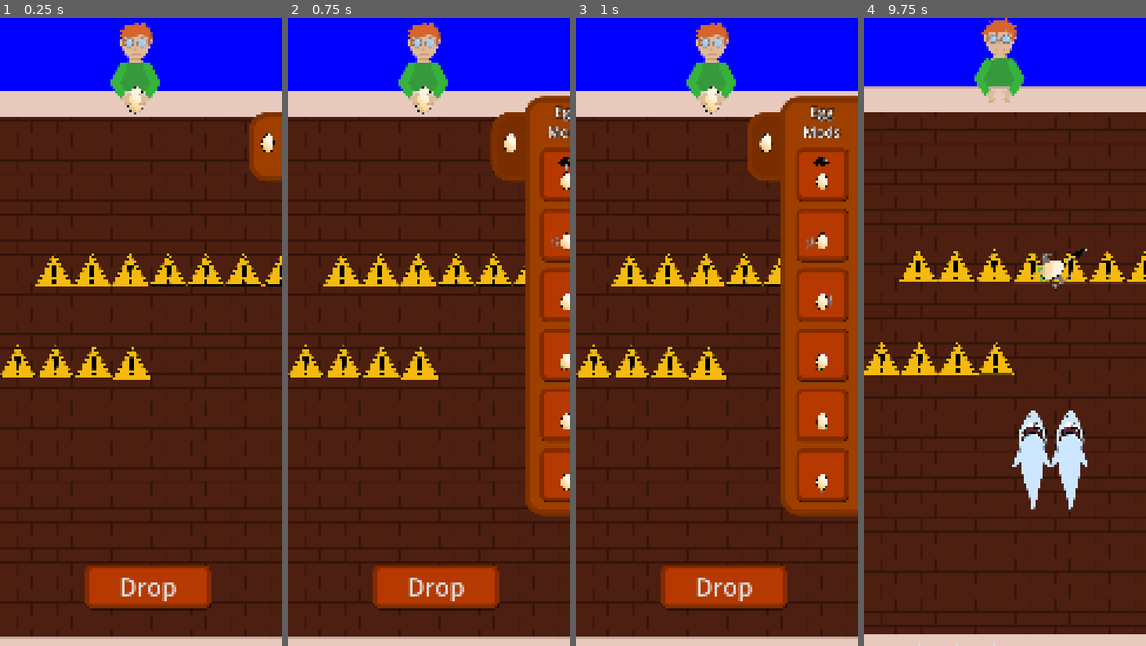
Above: before the commit, frames 1-4 (left to right).
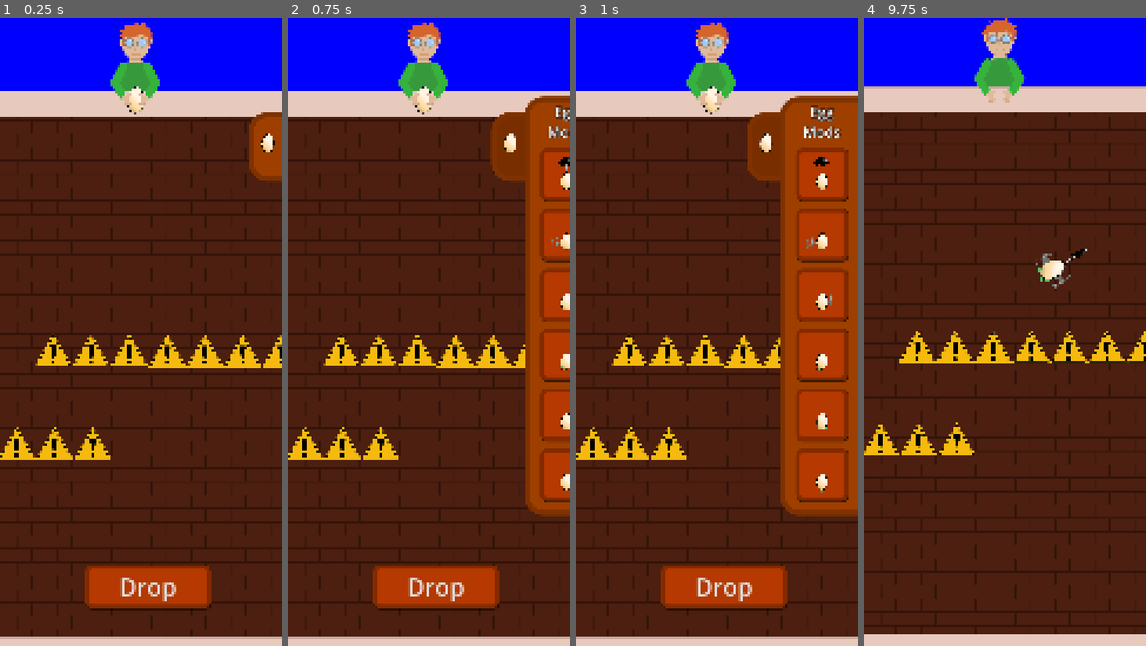
Above: after the commit, the same moments.

Repository: KaratePikachu/egg-drop
Game: Godot game, scene res://level/levels/level_6.tscn
Same seed, same stepped clock (60 frames per second), same inputs: the game is played once before the commit and once after it. This scene is started directly instead of the project's main scene.
Inputs (mouse positions are in pixels of both pictures, inside the frame that each line leads up to):
- Up to frame 1 (0.25 s): no input
- Up to frame 2 (0.75 s): click (567, 143) at 0.5 s
- Up to frame 3 (1 s): no input
- Up to frame 4 (9.75 s): click (1109, 175) at 1.25 s; click (1109, 231) at 2 s; click (1109, 294) at 2.75 s; click (1109, 357) at 3.5 s; click (1109, 413) at 4.25 s; click (1109, 476) at 5 s; click "Drop" at 5.75 s; move the mouse to (1067, 300) at 6.52 s; hold S (right_bomb) 6.53-7.28 s; tap T (bottom_bomb) at 6.6, 9.6 s; move the mouse to (948, 363) at 7.27 s; hold W (left_bomb) 7.28-8.03 s; click (948, 363) at 7.35 s; move the mouse to (1033, 193) at 8.02 s; hold Mouse wheel down (scroll_down) 8.03-8.78 s; hold S (right_bomb) 8.03-9.53 s; move the mouse to (990, 457) at 8.77 s; tap Mouse wheel up (scroll_up) at 8.85 s; move the mouse to (1089, 426) at 9.52 s; hold W (left_bomb) from 9.53 s (still down)

The runs differ from the first frame. In frame 1, 6.6% of the frame differs, in the area x 0-100%, y 37-71%; in frame 2, 5.6%; in frame 3, 5.1%; in frame 4, 8.4%, in the area x 0-100%, y 36-100%.

Commit message:
Update level_6.tscn

Diff:
--- a/level/levels/level_6.tscn
+++ b/level/levels/level_6.tscn
@@ -14,7 +14,7 @@
 [node name="Level" unique_id=1976594912 instance=ExtResource("1_pbpmq")]
 
 [node name="Shark2" type="CharacterBody2D" parent="." index="9" unique_id=645416866]
-position = Vector2(-291, 6399)
+position = Vector2(-300, 7175)
 script = ExtResource("2_8rsbt")
 jump_duration = 0.4
 
@@ -45,7 +45,7 @@
 texture = ExtResource("4_26go3")
 
 [node name="Shark3" type="CharacterBody2D" parent="." index="10" unique_id=566729418]
-position = Vector2(71, 6399)
+position = Vector2(62, 7175)
 script = ExtResource("2_8rsbt")
 jump_duration = 0.4
 
@@ -76,7 +76,7 @@
 texture = ExtResource("4_26go3")
 
 [node name="Shark4" type="CharacterBody2D" parent="." index="11" unique_id=2114719284]
-position = Vector2(437, 6399)
+position = Vector2(428, 7175)
 script = ExtResource("2_8rsbt")
 jump_duration = 0.4
 
@@ -107,7 +107,7 @@
 texture = ExtResource("4_26go3")
 
 [node name="Shark5" type="CharacterBody2D" parent="." index="12" unique_id=655064897]
-position = Vector2(803, 6403)
+position = Vector2(794, 7179)
 script = ExtResource("2_8rsbt")
 jump_duration = 0.4
 
@@ -138,7 +138,7 @@
 texture = ExtResource("4_26go3")
 
 [node name="Shark6" type="CharacterBody2D" parent="." index="13" unique_id=1962131958]
-position = Vector2(1162, 6403)
+position = Vector2(1153, 7179)
 script = ExtResource("2_8rsbt")
 jump_duration = 0.4
 
@@ -169,7 +169,7 @@
 texture = ExtResource("4_26go3")
 
 [node name="Shark7" type="CharacterBody2D" parent="." index="14" unique_id=100115109]
-position = Vector2(1524, 6403)
+position = Vector2(1515, 7179)
 script = ExtResource("2_8rsbt")
 jump_duration = 0.4
 
@@ -200,7 +200,7 @@
 texture = ExtResource("4_26go3")
 
 [node name="Shark8" type="CharacterBody2D" parent="." index="15" unique_id=1425116332]
-position = Vector2(1890, 6403)
+position = Vector2(1881, 7179)
 script = ExtResource("2_8rsbt")
 jump_duration = 0.4
 
@@ -231,7 +231,7 @@
 texture = ExtResource("4_26go3")
 
 [node name="Shark9" type="CharacterBody2D" parent="." index="16" unique_id=1842304190]
-position = Vector2(-640, 7287)
+position = Vector2(-649, 8063)
 script = ExtResource("2_8rsbt")
 jump_duration = 0.4
 
@@ -262,7 +262,7 @@
 texture = ExtResource("4_26go3")
 
 [node name="Shark10" type="CharacterBody2D" parent="." index="17" unique_id=1773434453]
-position = Vector2(-278, 7287)
+position = Vector2(-287, 8063)
 script = ExtResource("2_8rsbt")
 jump_duration = 0.4
 
@@ -293,7 +293,7 @@
 texture = ExtResource("4_26go3")
 
 [node name="Shark11" type="CharacterBody2D" parent="." index="18" unique_id=1700577563]
-position = Vector2(88, 7287)
+position = Vector2(79, 8063)
 script = ExtResource("2_8rsbt")
 jump_duration = 0.4
 
@@ -319,37 +319,6 @@
 shape = SubResource("RectangleShape2D_087e3")
 
 [node name="Sprite2D" type="Sprite2D" parent="Shark11/Shark" index="1" unique_id=1219874125]
-position = Vector2(27, 0)
-scale = Vector2(3, 3)
-texture = ExtResource("4_26go3")
-
-[node name="Shark12" type="CharacterBody2D" parent="." index="19" unique_id=1435884445]
-position = Vector2(454, 7291)
-script = ExtResource("2_8rsbt")
-jump_duration = 0.4
-
-[node name="Warning" type="Area2D" parent="Shark12" index="0" unique_id=1523854423]
-position = Vector2(0, -3987)
-
-[node name="CollisionShape2D" type="CollisionShape2D" parent="Shark12/Warning" index="0" unique_id=597212568]
-position = Vector2(-3, -10)
-shape = SubResource("RectangleShape2D_sita2")
-
-[node name="SharkWarning" type="Sprite2D" parent="Shark12/Warning" index="1" unique_id=197996964]
-scale = Vector2(1.5, 1.5)
-texture = ExtResource("3_nmqwb")
-
-[node name="Shark" type="StaticBody2D" parent="Shark12" index="1" unique_id=771922348]
-
-[node name="SharkArea" type="Area2D" parent="Shark12/Shark" index="0" unique_id=835121844]
-position = Vector2(7, 0)
-
-[node name="CollisionShape2D" type="CollisionShape2D" parent="Shark12/Shark/SharkArea" index="0" unique_id=2130235556]
-position = Vector2(-3, 11)
-scale = Vector2(2.2400017, 1)
-shape = SubResource("RectangleShape2D_087e3")
-
-[node name="Sprite2D" type="Sprite2D" parent="Shark12/Shark" index="1" unique_id=1228877957]
 position = Vector2(27, 0)
 scale = Vector2(3, 3)
 texture = ExtResource("4_26go3")
@@ -374,5 +343,3 @@
 [connection signal="body_entered" from="Shark10/Shark/SharkArea" to="Shark10" method="_on_shark_area_body_entered"]
 [connection signal="body_entered" from="Shark11/Warning" to="Shark11" method="_on_warning_body_entered"]
 [connection signal="body_entered" from="Shark11/Shark/SharkArea" to="Shark11" method="_on_shark_area_body_entered"]
-[connection signal="body_entered" from="Shark12/Warning" to="Shark12" method="_on_warning_body_entered"]
-[connection signal="body_entered" from="Shark12/Shark/SharkArea" to="Shark12" method="_on_shark_area_body_entered"]
